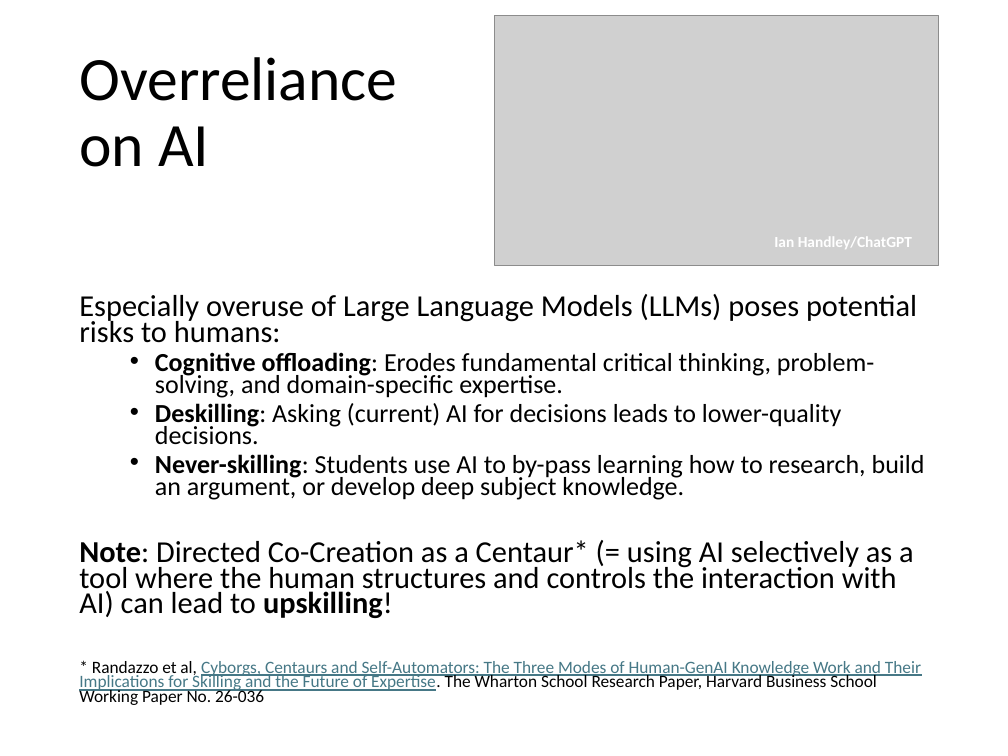
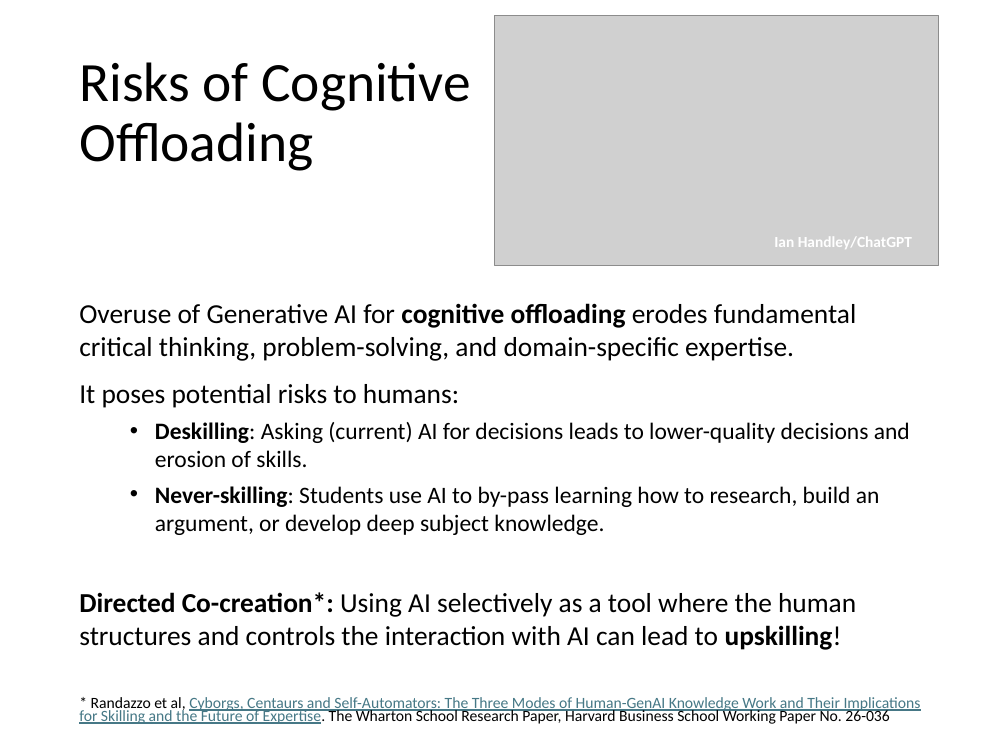
Before and after one commit to kunleola/CS7320, a slide deck: slide 42 of slides/01_intro.pptx. Drawn at 1008x756 pixels with LibreOffice and Linux fonts; fonts in the diff are those of the drawing; grey boxes stand for pictures. Boxes give left, top, right and bottom in pixels: in the first picture for what was removed or moved away, otherwise in the second. Text is boxed around its words. In the diff, an @@ line names an element or a change of style, - is before the commit and + after.

Commit message:
cognitive offloading.

```diff
--- a/slides/01_intro.pptx
+++ b/slides/01_intro.pptx
@@ title at (79, 62, 471, 171): text changed; size 44 to 39.6 pt @@
-Overreliance on AI
+Risks of Cognitive Offloading
@@ text at (79, 303, 910, 467): text changed; size 18.6 to 19.6 pt @@
-Especially overuse of Large Language Models (LLMs) poses potential risks to humans:
-  • Cognitive offloading: Erodes fundamental critical thinking, problem-solving, and domain-specific expertise.
-  • Deskilling: Asking (current) AI for decisions leads to lower-quality decisions.
+Overuse of Generative AI for cognitive offloading erodes fundamental critical thinking, problem-solving, and domain-specific expertise.
+It poses potential risks to humans:
+  • Deskilling: Asking (current) AI for decisions leads to lower-quality decisions and erosion of skills.
@@ text at (79, 486, 921, 724): size 18.6 to 16.8 pt in "Never-skilling: Students use AI to by-pass learning ..."; size 12.4 to 11.2 pt in "* Randazzo et al, Cyborgs, Centaurs and ..."; line spacing 0.7 to 1 @@
@@ text at (79, 592, 856, 650): text changed; size 21.7 to 19.6 pt @@
-Note: Directed Co-Creation as a Centaur* (= using AI selectively as a tool where the human structures and controls the interaction with AI) can lead to upskilling!
+Directed Co-creation*: Using AI selectively as a tool where the human structures and controls the interaction with AI can lead to upskilling!
```
Also in this commit, not shown: 2 other slides changed, 1 other file.
